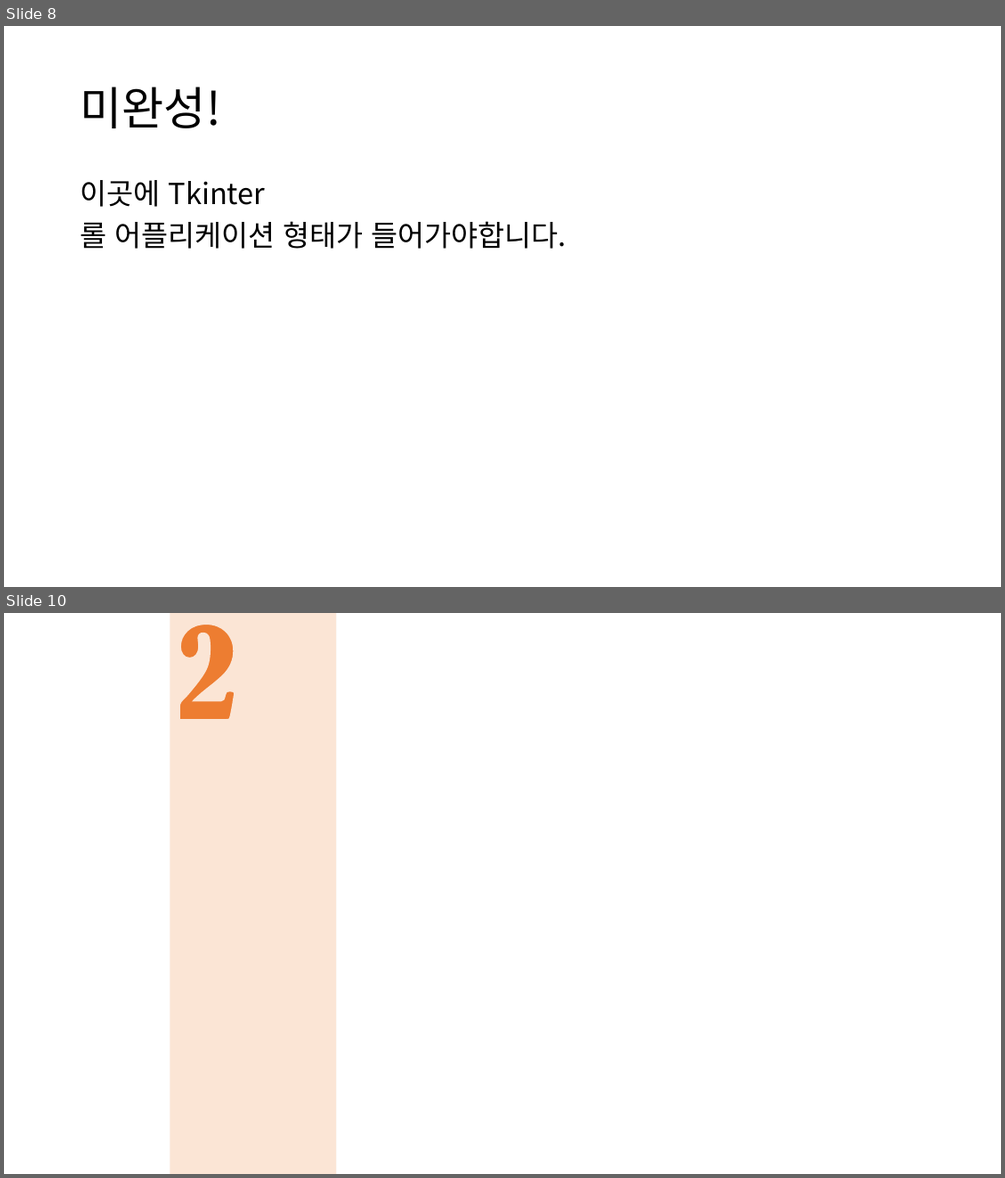
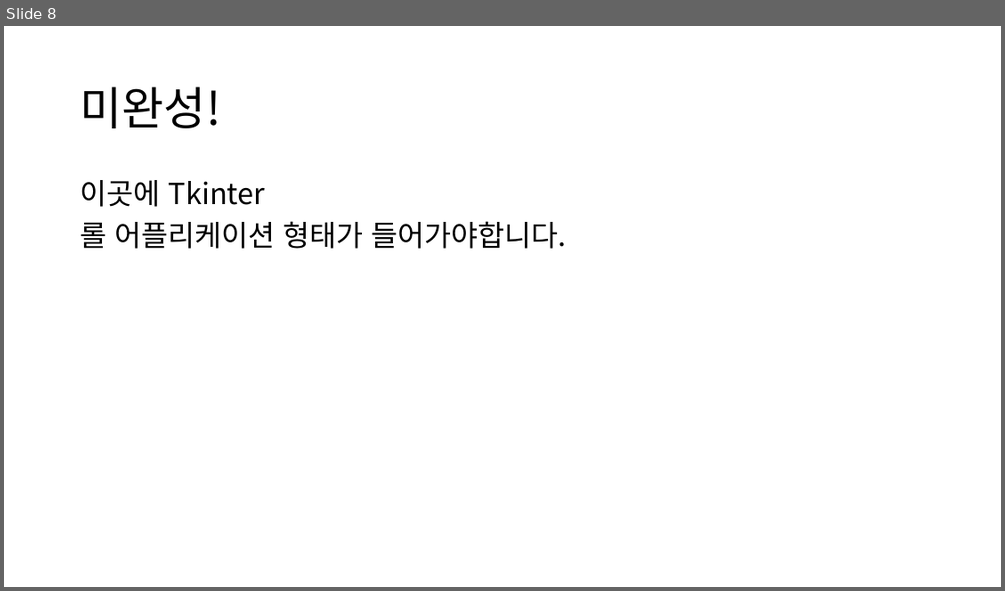
Before and after one commit to hardgosu/ScriptLanguage-Termproject, a slide deck: Presentation/스크립트기획발표_미완성v2.pptx. Shown one above the other, each under a label of ours: slides 8 and 10 before the commit, slide 8 after it; the slides between them are not shown. The pictures are 1005x1178 and 1005x591 pixels, drawn with LibreOffice and Linux fonts; fonts in the diff are those of the drawing. Boxes give left, top, right and bottom in pixels: in the first picture for what was removed or moved away, otherwise in the second. Text is boxed around its words. In the diff, an @@ line names an element or a change of style, - is before the commit and + after.

```diff
--- a/Presentation/스크립트기획발표_미완성v2.pptx
+++ b/Presentation/스크립트기획발표_미완성v2.pptx
@@ slide 10 removed at [4, 613, 1001, 1174], background #FFFFFF @@
@@ freeform shape removed at [4, 613, 170, 1174] @@
@@ rectangle removed at [170, 613, 336, 1174] @@
@@ freeform shape removed at [170, 613, 336, 1174] @@
@@ freeform shape removed at [336, 613, 502, 1174] @@
@@ freeform shape removed at [502, 613, 669, 1174] @@
@@ freeform shape removed at [669, 613, 834, 1174] @@
@@ freeform shape removed at [834, 613, 1001, 1174] @@
```
Also in this commit, not shown: 5 slides changed, 6 slides added, 5 other slides removed.
